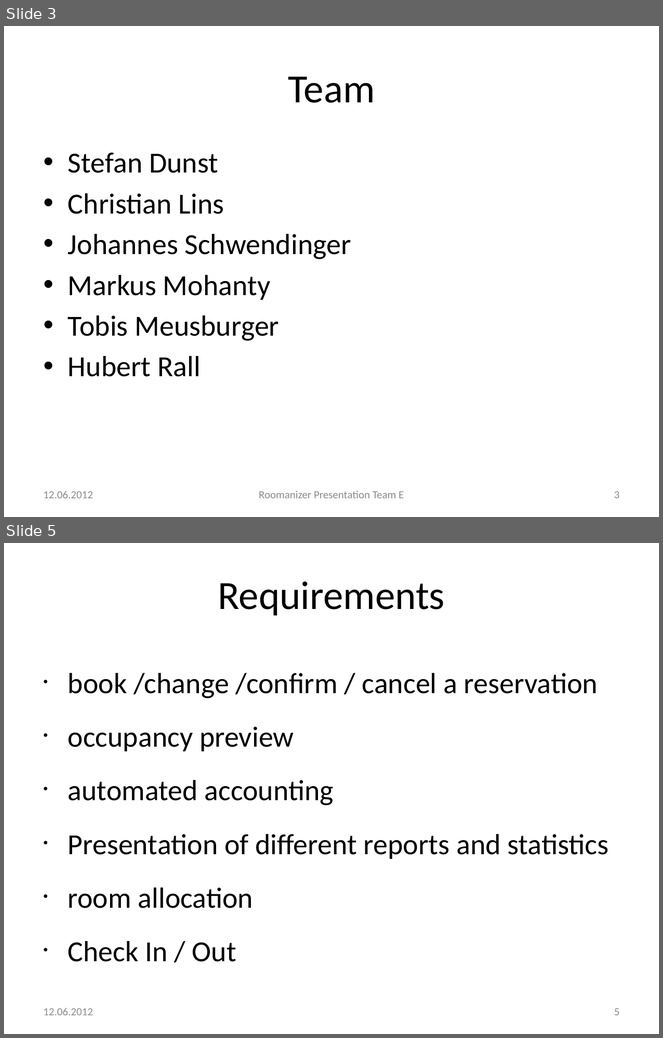
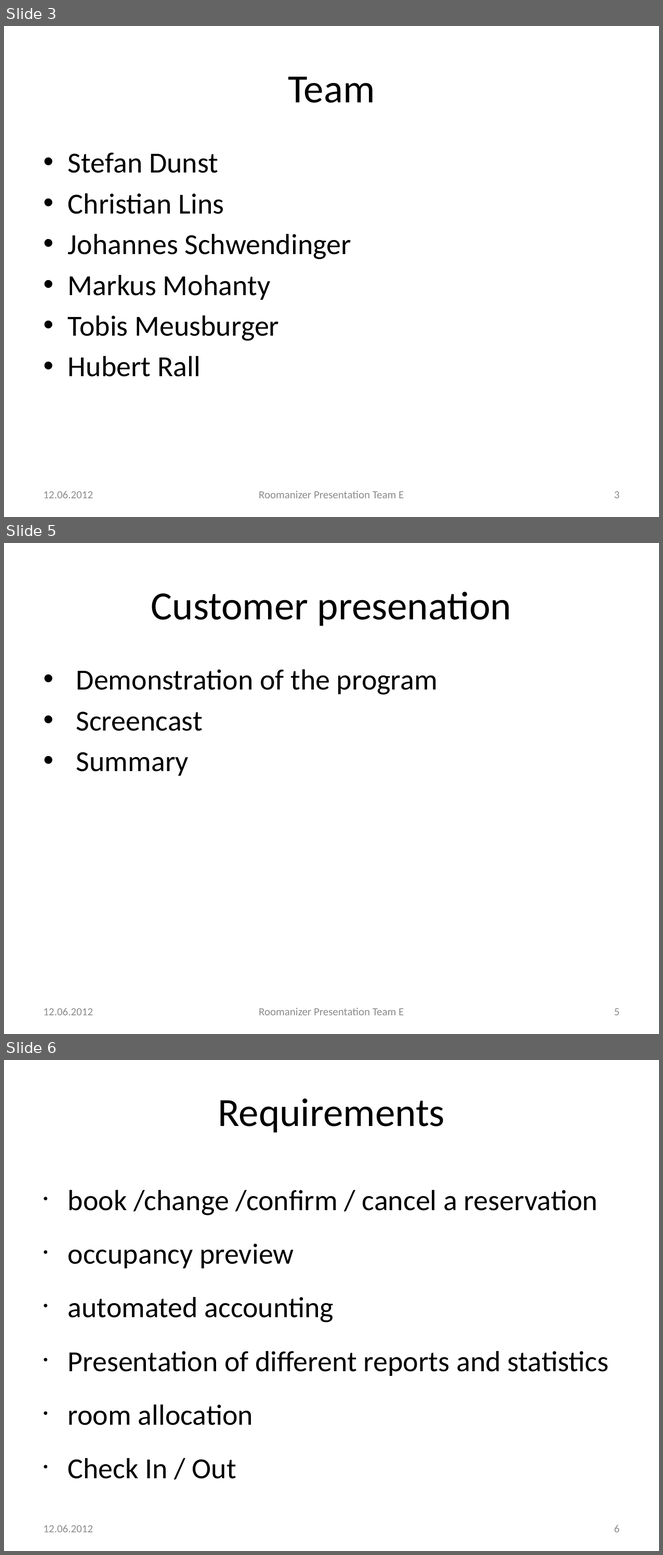
Before and after one commit to markusmo/HotelSoftware, a slide deck: Documentation/Praesentation/PresentationRoomanizer.pptx. Shown one above the other, each under a label of ours: slides 3 and 5 before the commit, slides 3, 5 and 6 after it; the slides between them are not shown. The pictures are 663x1038 and 663x1555 pixels, drawn with LibreOffice and Linux fonts; fonts in the diff are those of the drawing. Boxes give left, top, right and bottom in pixels: in the first picture for what was removed or moved away, otherwise in the second. Text is boxed around its words. In the diff, an @@ line names an element or a change of style, - is before the commit and + after.

```diff
--- a/Documentation/Praesentation/PresentationRoomanizer.pptx
+++ b/Documentation/Praesentation/PresentationRoomanizer.pptx
@@ slide 5 added at <box>4,543,659,1034</box>, background #FFFFFF @@
@@ title added at <box>151,591,512,626</box>, 44 pt, text #000000 @@
+Customer presenation
@@ text added at <box>76,669,438,776</box>, 32 pt, text #000000 @@
+• Demonstration of the program
+• Screencast
+• Summary
@@ text added at <box>44,1008,93,1016</box>, 12 pt, text #8C8C8C @@
+12.06.2012
@@ text added at <box>259,1008,404,1016</box>, 12 pt, text #8C8C8C @@
+Roomanizer Presentation Team E
@@ page number added at <box>614,1008,620,1016</box>, 12 pt, text #8C8C8C @@
+5
@@ what was slide 5 is now slide 6 @@
@@ page number at <box>614,1525,620,1533</box>: text changed @@
-5
+6
```
Also in this commit, not shown: 6 slides changed.
